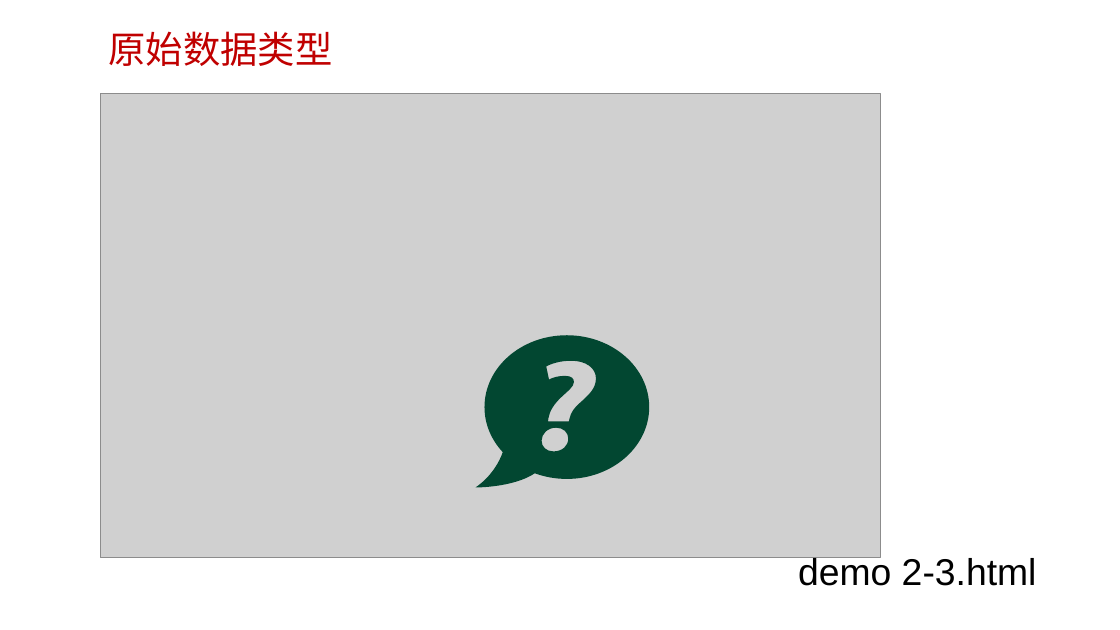
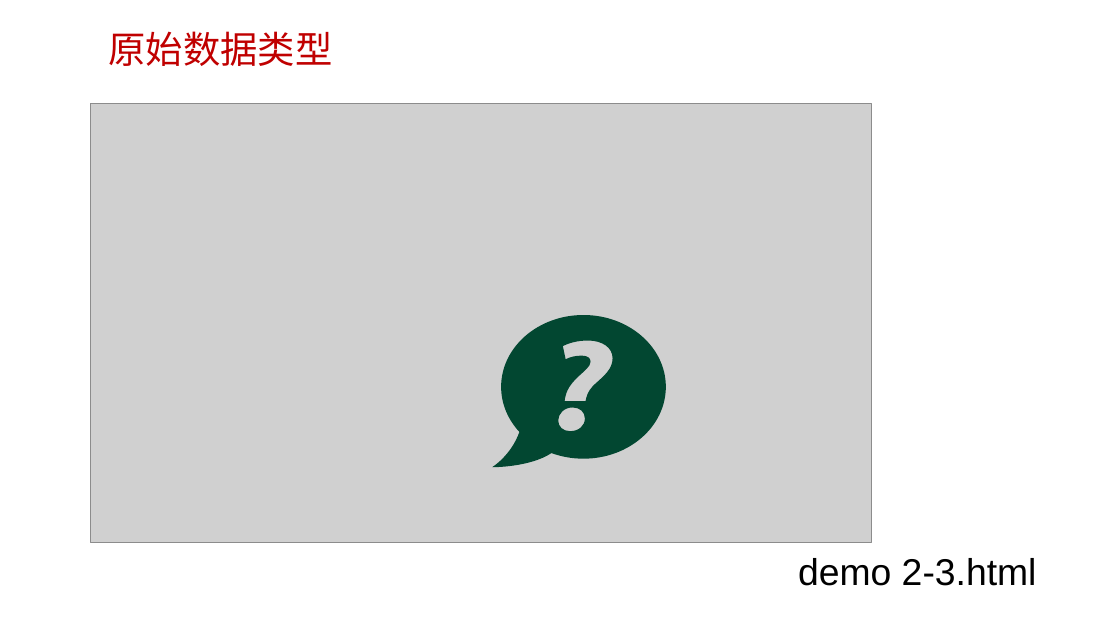
Before and after one commit to edu2act/course-web2, a slide deck: slide 16 of materials/slides/第二章 JavaScript基础语法.pptx. Drawn at 1120x630 pixels with LibreOffice and Linux fonts; fonts in the diff are those of the drawing; grey boxes stand for pictures; background and template pictures are left out. Boxes give left, top, right and bottom in pixels: in the first picture for what was removed or moved away, otherwise in the second. Text is boxed around its words. In the diff, an @@ line names an element or a change of style, - is before the commit and + after.

```diff
--- a/materials/slides/第二章 JavaScript基础语法.pptx
+++ b/materials/slides/第二章 JavaScript基础语法.pptx
@@ picture: place and size @@
-picture at box(100, 94, 880, 558)
+picture at box(91, 103, 872, 543)
@@ freeform shape: place and size @@
-freeform shape at box(476, 335, 649, 488)
+freeform shape at box(492, 315, 666, 468)
```
Also in this commit, not shown: 2 other files.
